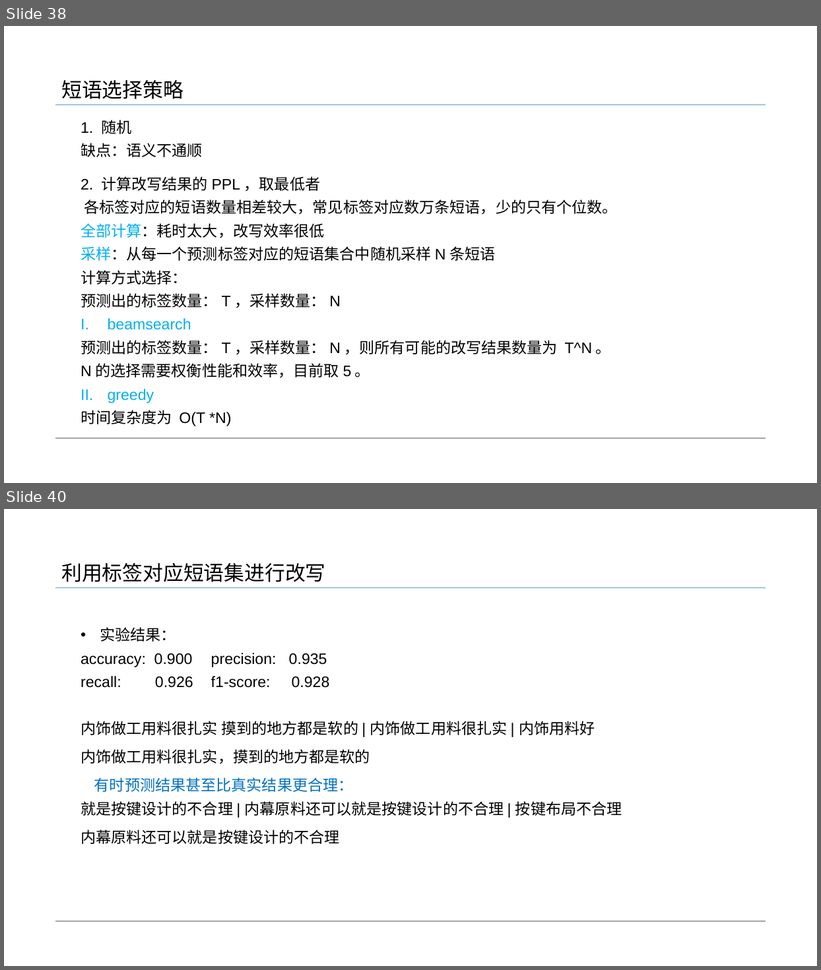
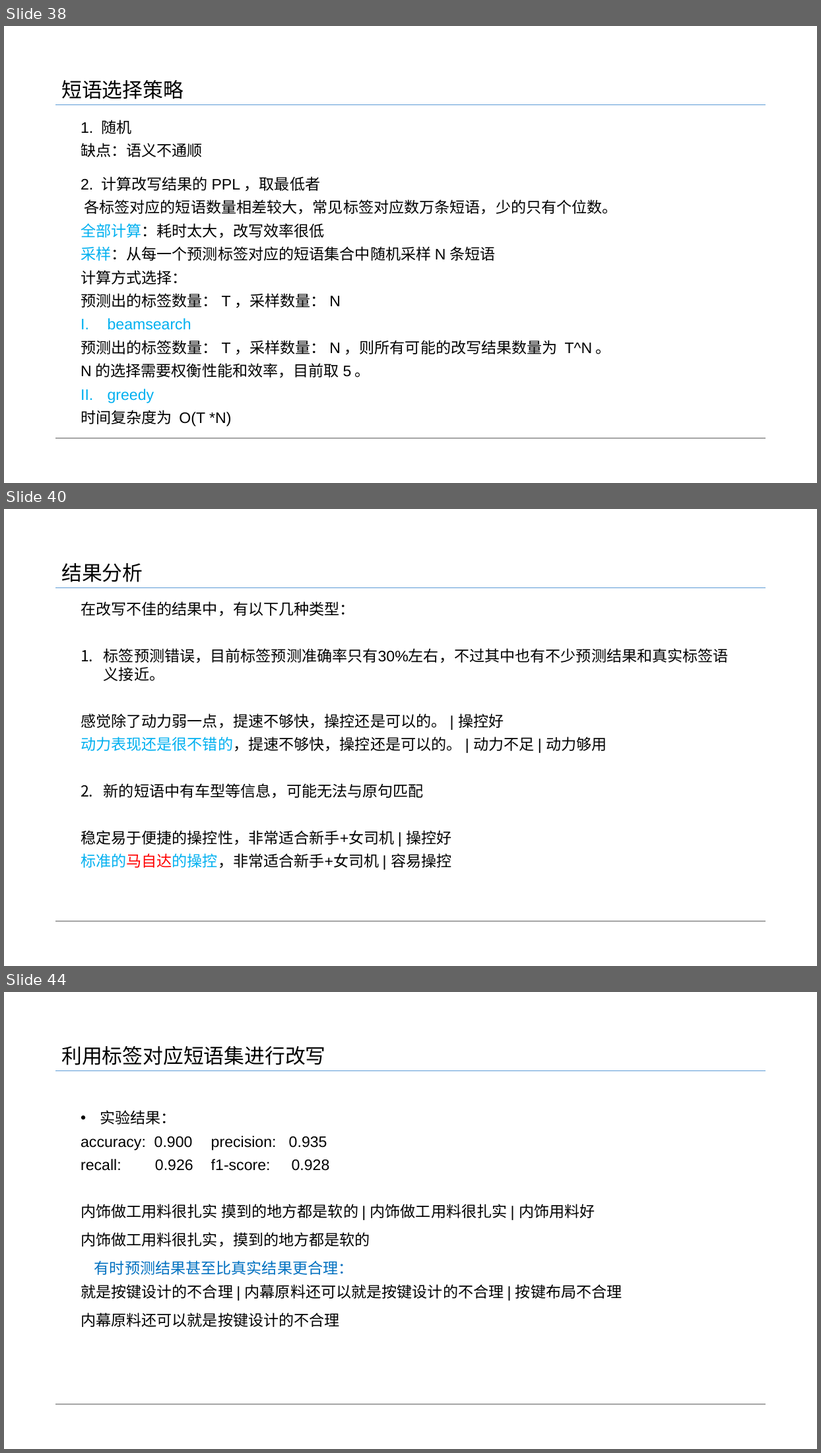
Before and after one commit to flyliu2017/Exercises, a slide deck: 实习转正.pptx. Shown one above the other, each under a label of ours: slides 38 and 40 before the commit, slides 38, 40 and 44 after it; the slides between them are not shown. The pictures are 821x970 and 821x1453 pixels, drawn with LibreOffice and Linux fonts; fonts in the diff are those of the drawing. Boxes give left, top, right and bottom in pixels: in the first picture for what was removed or moved away, otherwise in the second. Text is boxed around its words. In the diff, an @@ line names an element or a change of style, - is before the commit and + after.

```diff
--- a/实习转正.pptx
+++ b/实习转正.pptx
@@ slide 40 added at (4, 509, 817, 966), background #FFFFFF @@
@@ text added at (61, 563, 143, 582), 24 pt, text #000000 @@
+结果分析
@@ line added from (766, 588) to (56, 588), #5B9BD5 0.5 pt @@
@@ text added at (81, 601, 729, 869), 18 pt, text #000000 @@
+在改写不佳的结果中，有以下几种类型：
+1. 标签预测错误，目前标签预测准确率只有30%左右，不过其中也有不少预测结果和真实标签语义接近。
+感觉除了动力弱一点，提速不够快，操控还是可以的。 | 操控好
+动力表现还是很不错的，提速不够快，操控还是可以的。 | 动力不足 | 动力够用
+2. 新的短语中有车型等信息，可能无法与原句匹配
+稳定易于便捷的操控性，非常适合新手+女司机 | 操控好
+标准的马自达的操控，非常适合新手+女司机 | 容易操控
@@ line added from (766, 922) to (56, 922), #A6A6A6 1.5 pt @@
@@ what was slide 40 is now slide 44 @@
```
Also in this commit, not shown: 4 other slides added, 1 slide removed.
